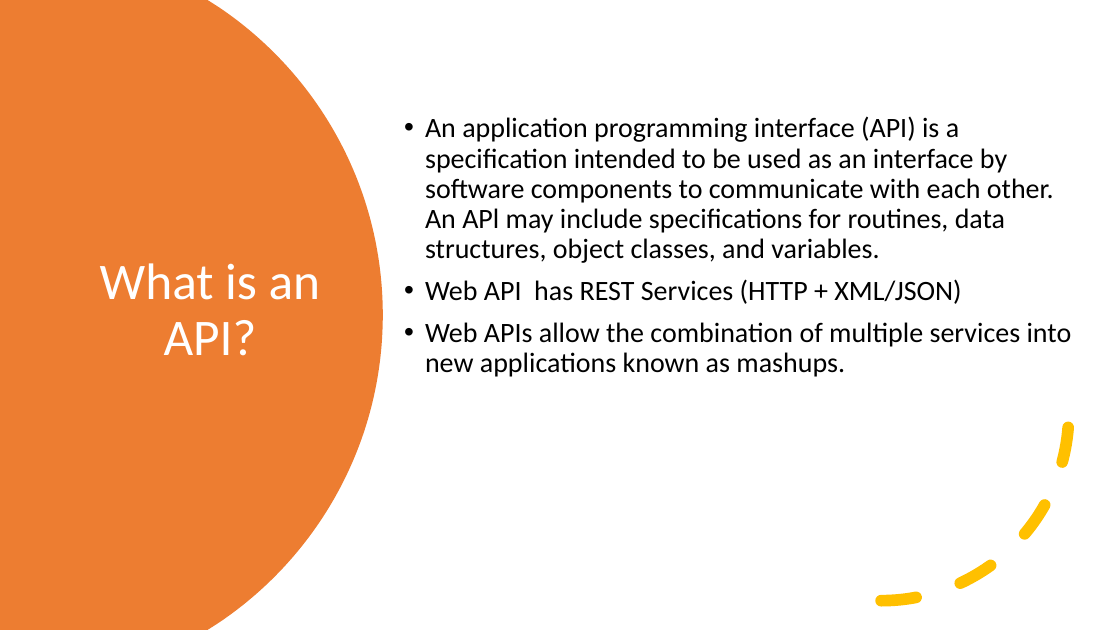
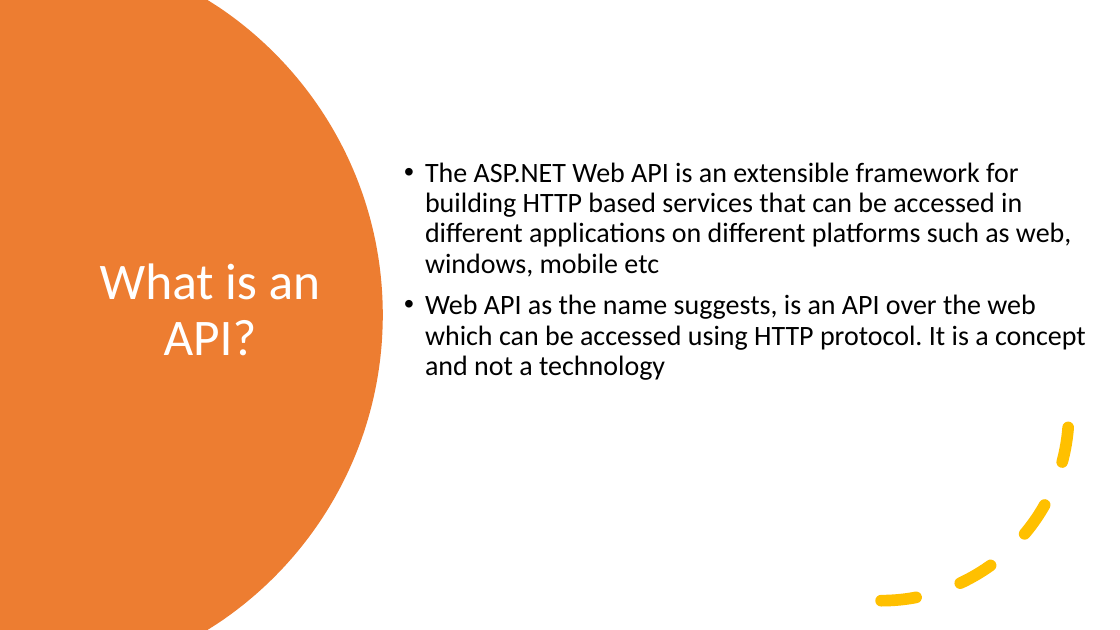
Before and after one commit to byteridge/GarageInternship2020, a slide deck: slide 2 of WebApi/WEB API 2.0 (1).pptx. Drawn at 1120x630 pixels with LibreOffice and Linux fonts; fonts in the diff are those of the drawing. Boxes give left, top, right and bottom in pixels: in the first picture for what was removed or moved away, otherwise in the second. Text is boxed around its words. In the diff, an @@ line names an element or a change of style, - is before the commit and + after.

```diff
--- a/WebApi/WEB API 2.0 (1).pptx
+++ b/WebApi/WEB API 2.0 (1).pptx
@@ text at box(425, 162, 1086, 380): text changed @@
-• An application programming interface (API) is a specification intended to be used as an interface by software components to communicate with each other. An APl may include specifications for routines, data structures, object classes, and variables.
-• Web API has REST Services (HTTP + XML/JSON)
-• Web APIs allow the combination of multiple services into new applications known as mashups.
+• The ASP.NET Web API is an extensible framework for building HTTP based services that can be accessed in different applications on different platforms such as web, windows, mobile etc
+• Web API as the name suggests, is an API over the web which can be accessed using HTTP protocol. It is a concept and not a technology
```
Also in this commit, not shown: 7 other slides changed, 2 slides added, 4 slides removed.
